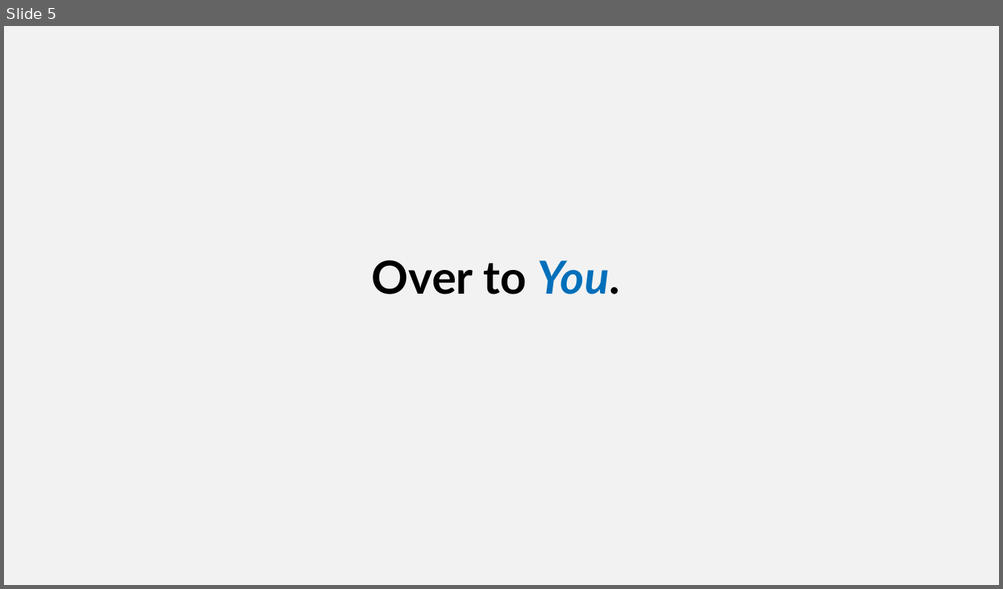
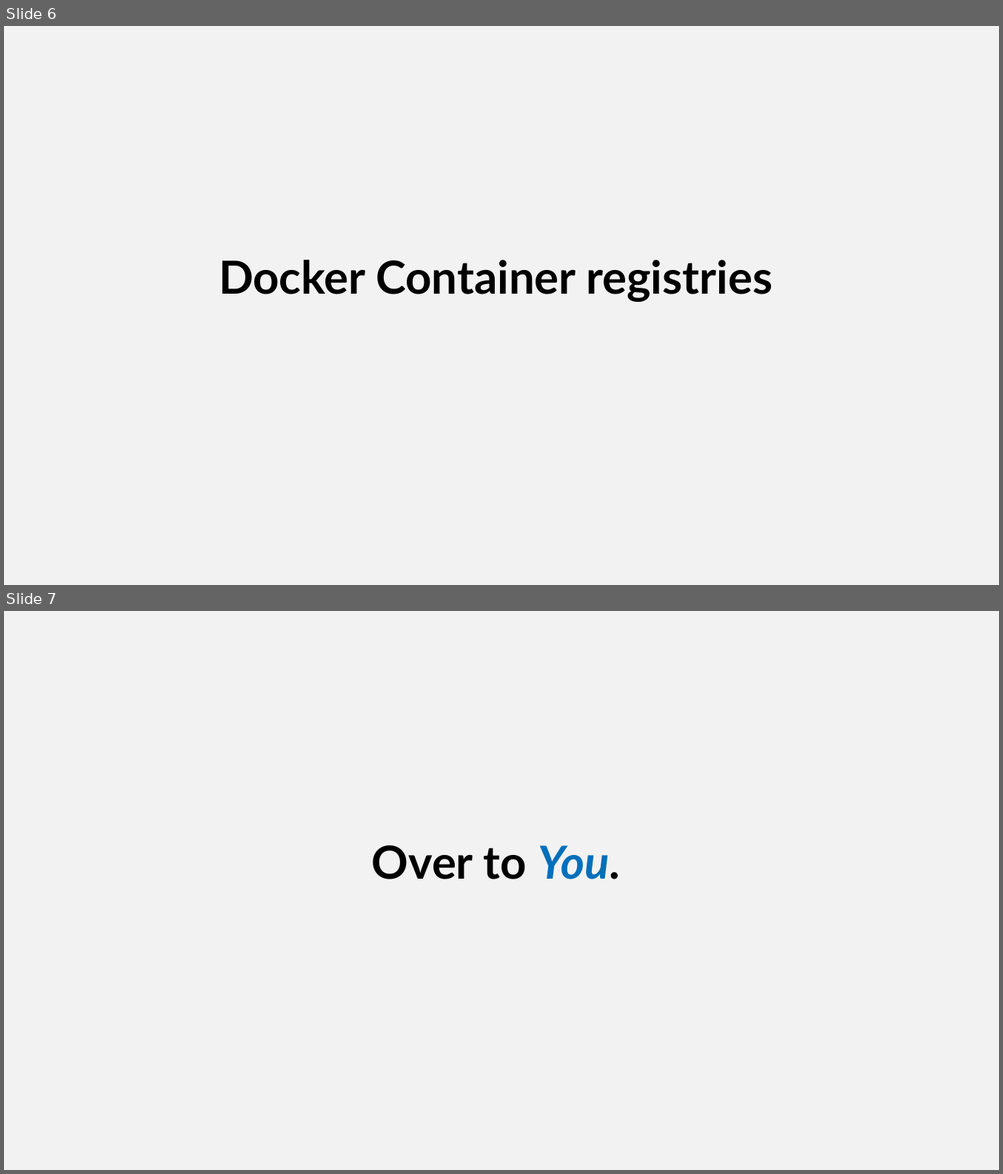
Before and after one commit to SQLShark/MachineLearningFromModelToProduction, a slide deck: Slides/M5 - An Introduction to Docker.pptx. Shown one above the other, each under a label of ours: slide 5 before the commit, slides 6 and 7 after it. The pictures are 1003x589 and 1003x1174 pixels, drawn with LibreOffice and Linux fonts; fonts in the diff are those of the drawing; background and template pictures are left out. Boxes give left, top, right and bottom in pixels: in the first picture for what was removed or moved away, otherwise in the second. Text is boxed around its words. In the diff, an @@ line names an element or a change of style, - is before the commit and + after.

```diff
--- a/Slides/M5 - An Introduction to Docker.pptx
+++ b/Slides/M5 - An Introduction to Docker.pptx
@@ slide 6 added at [4,26,999,585], background #F2F2F2 @@
@@ text added at [219,260,772,302], 44 pt, text #000000, bold @@
+Docker Container registries
@@ what was slide 5 is now slide 7 @@
```
Also in this commit, not shown: 1 slide changed, 10 other slides added, 6 slides removed, 15 other files.
